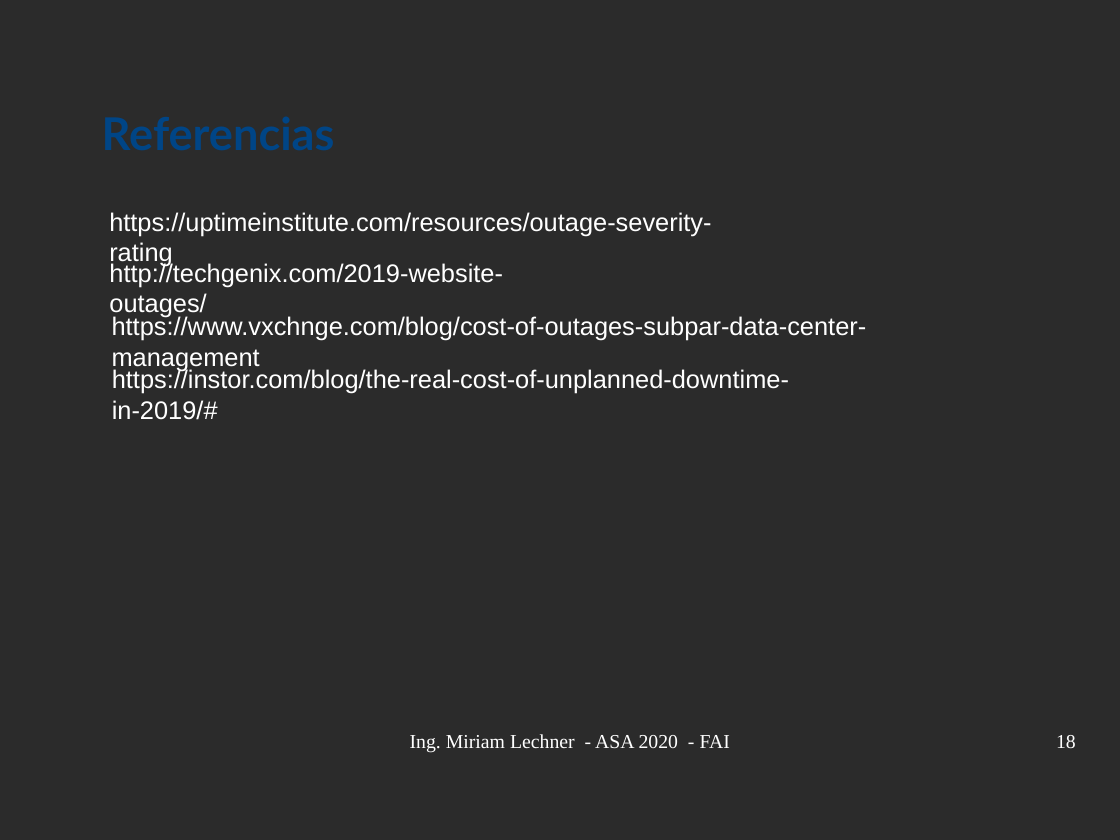
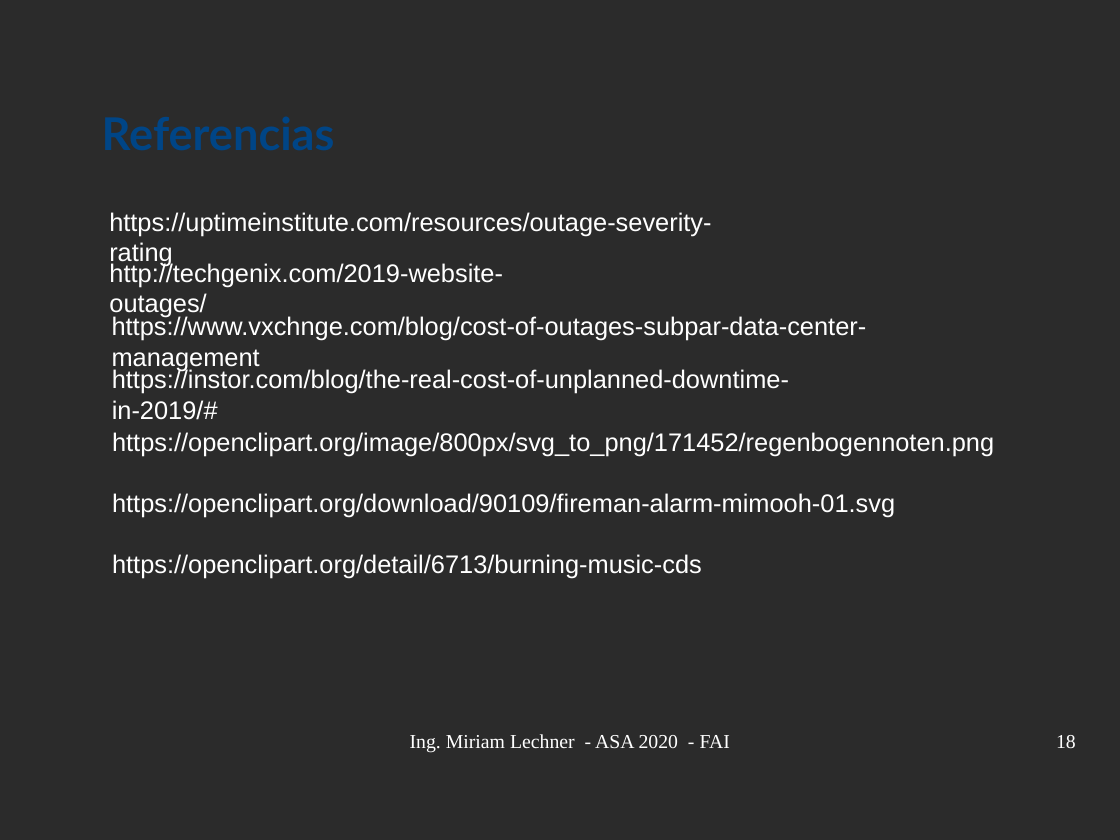
Before and after one commit to niniadcobre/asa, a slide deck: slide 18 of clases/ASA-ha.odp. Drawn at 1120x840 pixels with LibreOffice and Linux fonts; fonts in the diff are those of the drawing; background and template pictures are left out; a plain dark background stands for a picture behind light text. Boxes give left, top, right and bottom in pixels: in the first picture for what was removed or moved away, otherwise in the second. Text is boxed around its words. In the diff, an @@ line names an element or a change of style, - is before the commit and + after.

```diff
--- a/clases/ASA-ha.odp
+++ b/clases/ASA-ha.odp
@@ text added at box(112, 432, 994, 578), 18 pt, text #FFFFFF @@
+https://openclipart.org/image/800px/svg_to_png/171452/regenbogennoten.png
+https://openclipart.org/download/90109/fireman-alarm-mimooh-01.svg
+https://openclipart.org/detail/6713/burning-music-cds
```
Also in this commit, not shown: 4 other slides changed, 7 other files.
